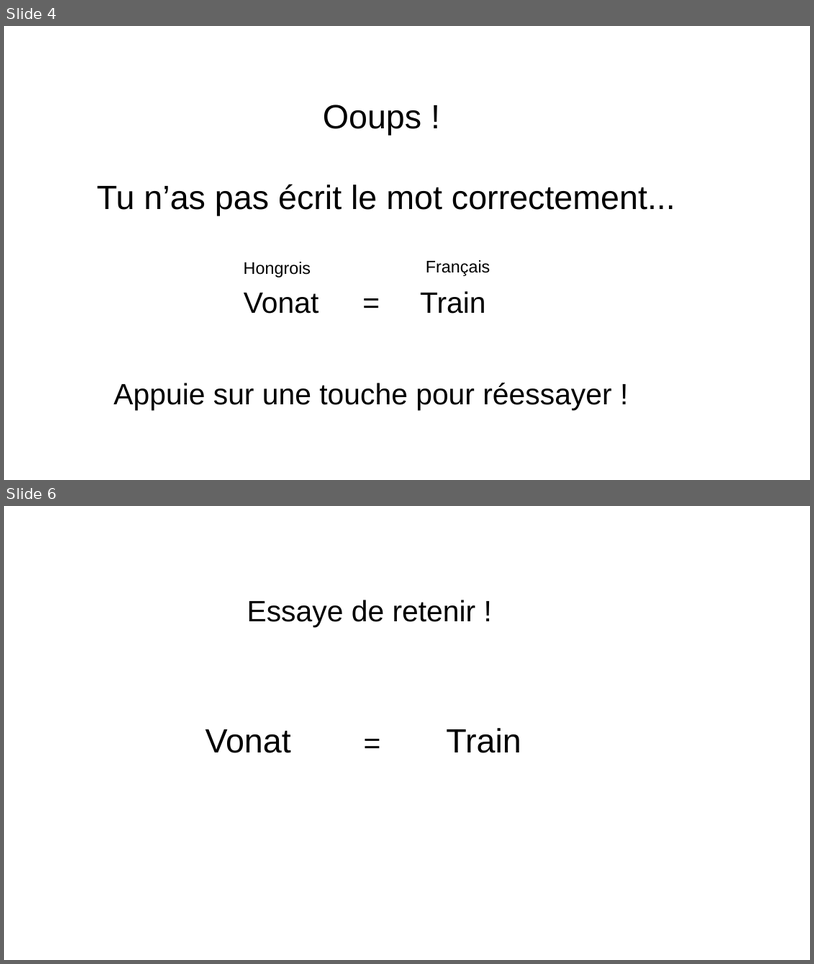
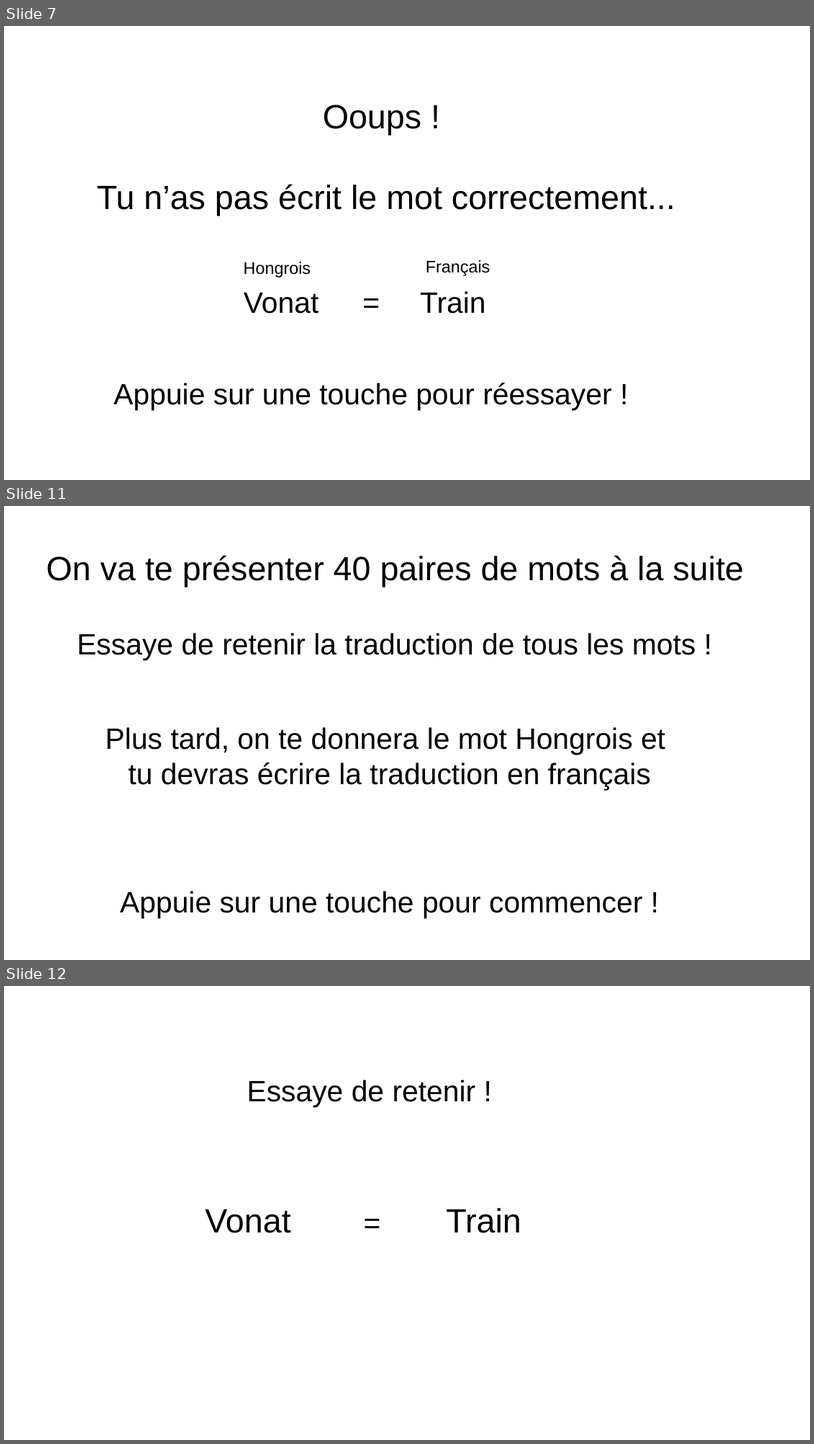
Before and after one commit to AlessandroCuozzo/Psycho, a slide deck: images/Images NEW.pptx. Shown one above the other, each under a label of ours: slides 4 and 6 before the commit, slides 7, 11 and 12 after it; the slides between them are not shown. The pictures are 814x964 and 814x1444 pixels, drawn with LibreOffice and Linux fonts; fonts in the diff are those of the drawing. Boxes give left, top, right and bottom in pixels: in the first picture for what was removed or moved away, otherwise in the second. Text is boxed around its words. In the diff, an @@ line names an element or a change of style, - is before the commit and + after.

```diff
--- a/images/Images NEW.pptx
+++ b/images/Images NEW.pptx
@@ slide 11 added at [4,506,810,960], background #FFFFFF @@
@@ text added at [46,555,744,587], 40 pt, text #000000 @@
+On va te présenter 40 paires de mots à la suite
@@ text added at [77,633,696,661], 35 pt, text #000000 @@
+Essaye de retenir la traduction de tous les mots !
@@ text added at [106,727,666,790], 35 pt, text #000000 @@
+Plus tard, on te donnera le mot Hongrois et
+tu devras écrire la traduction en français
@@ text added at [120,890,643,918], 35 pt, text #000000 @@
+Appuie sur une touche pour commencer !
@@ what was slide 4 is now slide 7 @@
@@ what was slide 6 is now slide 12 @@
```
Also in this commit, not shown: 7 other slides added, 15 other files.
